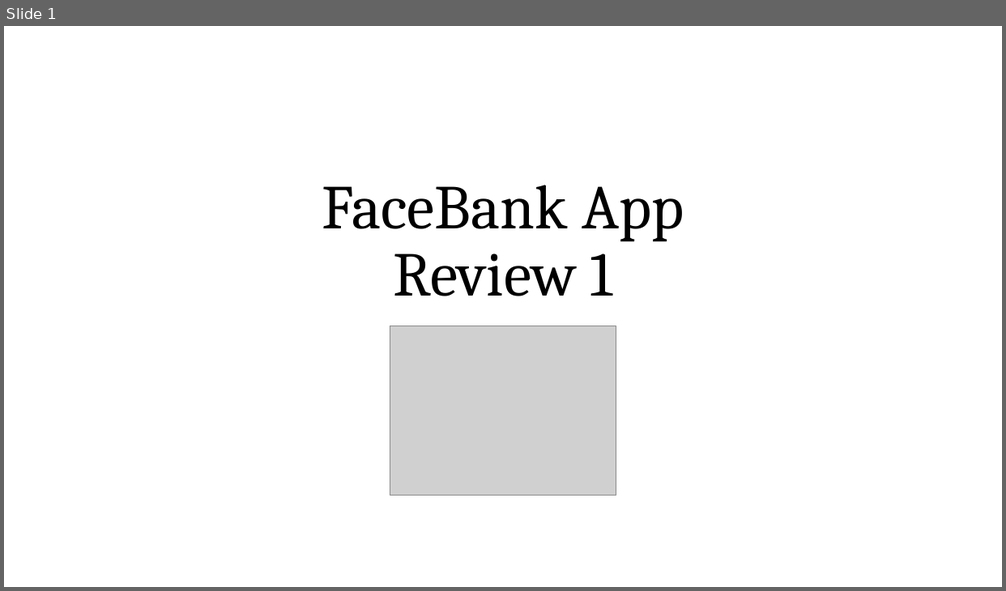
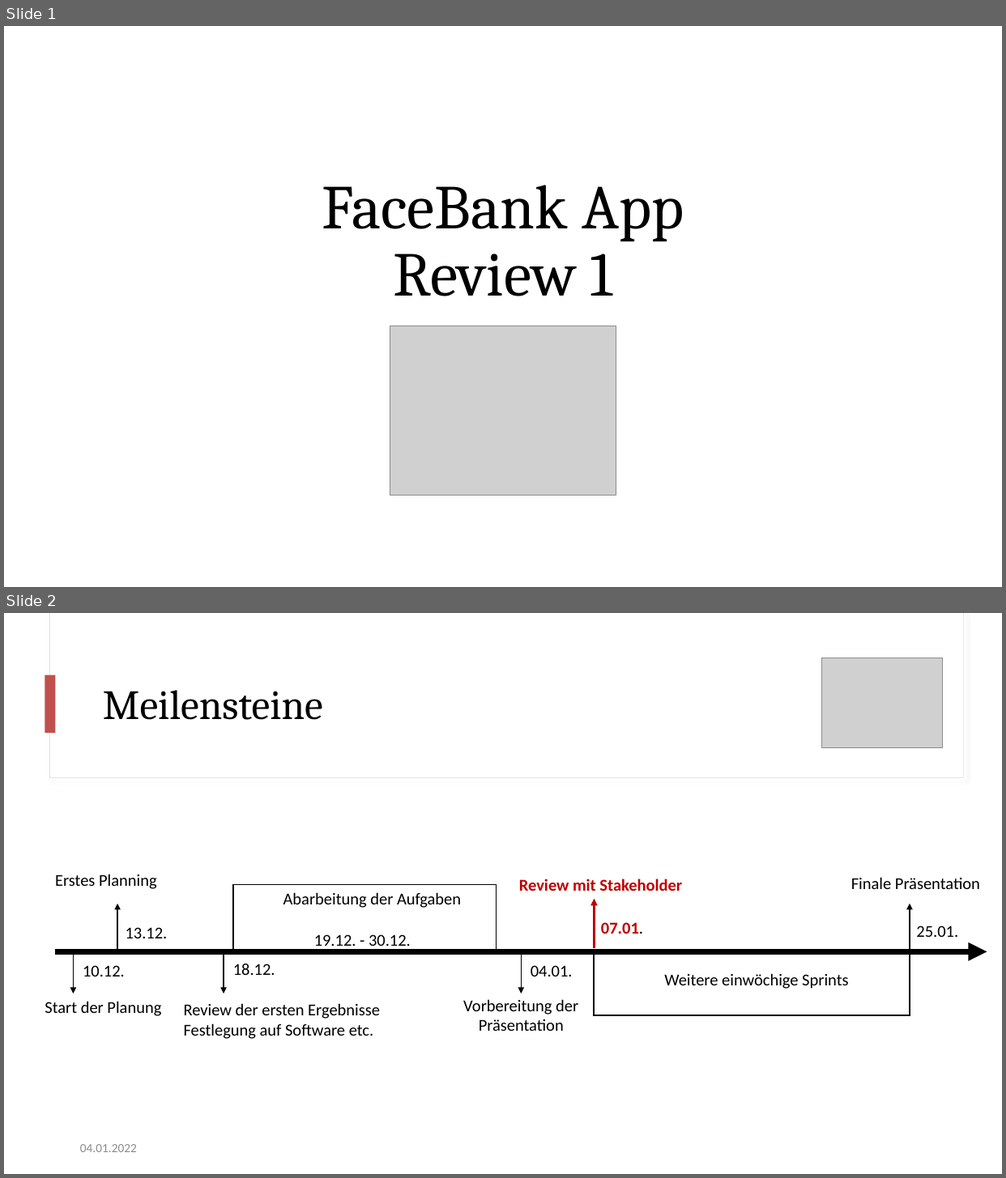
Before and after one commit to florian-frey/FaceBank, a slide deck: presentations/presentation-22_01_07.pptx. Shown one above the other, each under a label of ours: slide 1 before the commit, slides 1 and 2 after it. The pictures are 1006x591 and 1006x1178 pixels, drawn with LibreOffice and Linux fonts; fonts in the diff are those of the drawing; grey boxes stand for pictures. Boxes give left, top, right and bottom in pixels: in the first picture for what was removed or moved away, otherwise in the second. Text is boxed around its words. In the diff, an @@ line names an element or a change of style, - is before the commit and + after.

```diff
--- a/presentations/presentation-22_01_07.pptx
+++ b/presentations/presentation-22_01_07.pptx
@@ slide 2 added at (4, 613, 1002, 1174), background #FFFFFF @@
@@ rectangle added at (49, 613, 964, 778), fill #FFFFFF, outline #E1E1E1 0.75 pt @@
@@ rectangle added at (50, 613, 964, 777), fill #FFFFFF @@
@@ picture added at (822, 658, 942, 747) @@
@@ rectangle added at (45, 675, 56, 733), fill #C0504D @@
@@ title added at (103, 690, 323, 720), 40 pt, text #000000 @@
+Meilensteine
@@ text added at (55, 874, 157, 889), 16 pt, text #000000 @@
+Erstes Planning
@@ text added at (519, 879, 682, 891), 16 pt, text #C00000, bold @@
+Review mit Stakeholder
@@ text added at (851, 877, 980, 889), 16 pt, text #000000 @@
+Finale Präsentation
@@ arrow added from (117, 952) to (117, 904), #000000 1 pt @@
@@ rectangle added at (233, 884, 496, 952), outline #000000 1.5 pt @@
@@ text added at (283, 892, 461, 908), 16 pt, text #000000 @@
+Abarbeitung der Aufgaben
@@ arrow added from (594, 948) to (594, 899), #C00000 2.25 pt @@
@@ arrow added from (910, 952) to (910, 904), #000000 1 pt @@
@@ text added at (126, 927, 168, 939), 16 pt, text #000000 @@
+13.12.
@@ text added at (601, 922, 643, 934), 16 pt, text #C00000, bold @@
+07.01.
@@ text added at (916, 926, 958, 937), 16 pt, text #000000 @@
+25.01.
@@ arrow added from (55, 952) to (987, 952), #000000 6 pt @@
@@ arrow added from (73, 952) to (73, 994), #000000 1 pt @@
@@ arrow added from (224, 952) to (224, 994), #000000 1 pt @@
@@ text added at (314, 935, 411, 951), 16 pt, text #000000 @@
+19.12. - 30.12.
@@ arrow added from (522, 952) to (522, 994), #000000 1 pt @@
@@ text added at (83, 965, 125, 977), 16 pt, text #000000 @@
+10.12.
@@ text added at (233, 964, 275, 975), 16 pt, text #000000 @@
+18.12.
@@ text added at (530, 965, 573, 977), 16 pt, text #000000 @@
+04.01.
@@ rectangle added at (594, 954, 910, 1016), outline #000000 1.5 pt @@
@@ text added at (664, 973, 848, 989), 16 pt, text #000000 @@
+Weitere einwöchige Sprints
@@ text added at (44, 1001, 161, 1016), 16 pt, text #000000 @@
+Start der Planung
@@ text added at (463, 999, 578, 1031), 16 pt, text #000000 @@
+Vorbereitung der Präsentation
@@ text added at (184, 1003, 380, 1039), 16 pt, text #000000 @@
+Review der ersten Ergebnisse
+Festlegung auf Software etc.
@@ text added at (80, 1144, 137, 1152), 12 pt, text #8C8C8C @@
+04.01.2022
```
Also in this commit, not shown: 32 slides changed, 1 other slide added, 1 other file.
